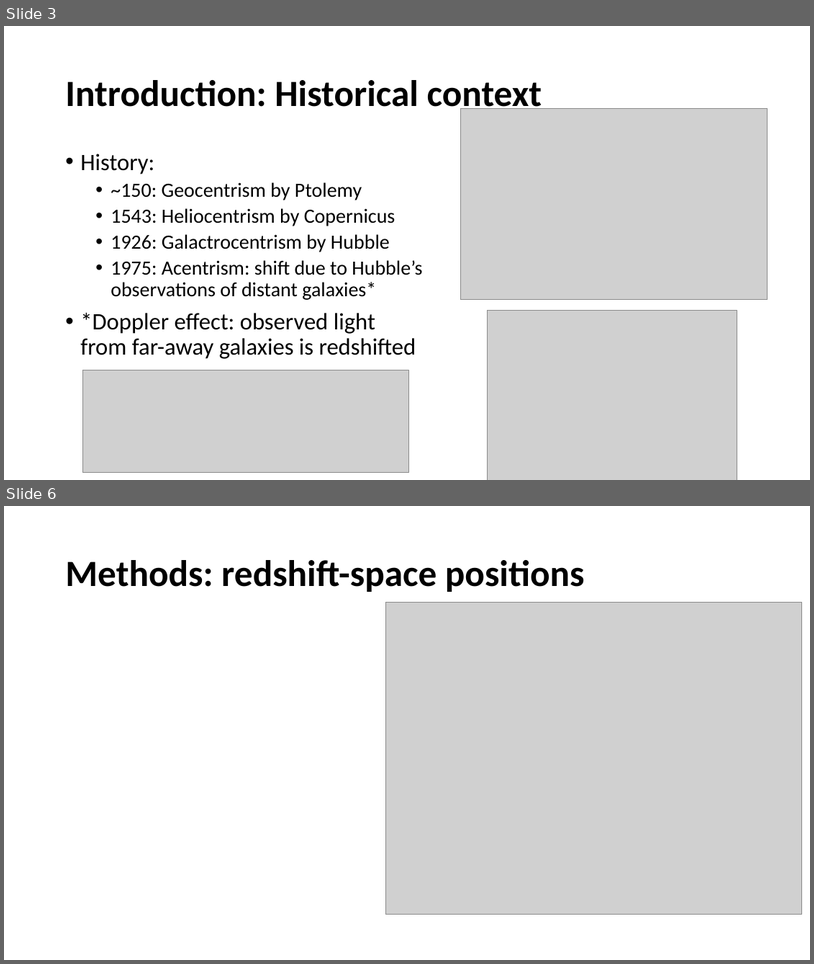
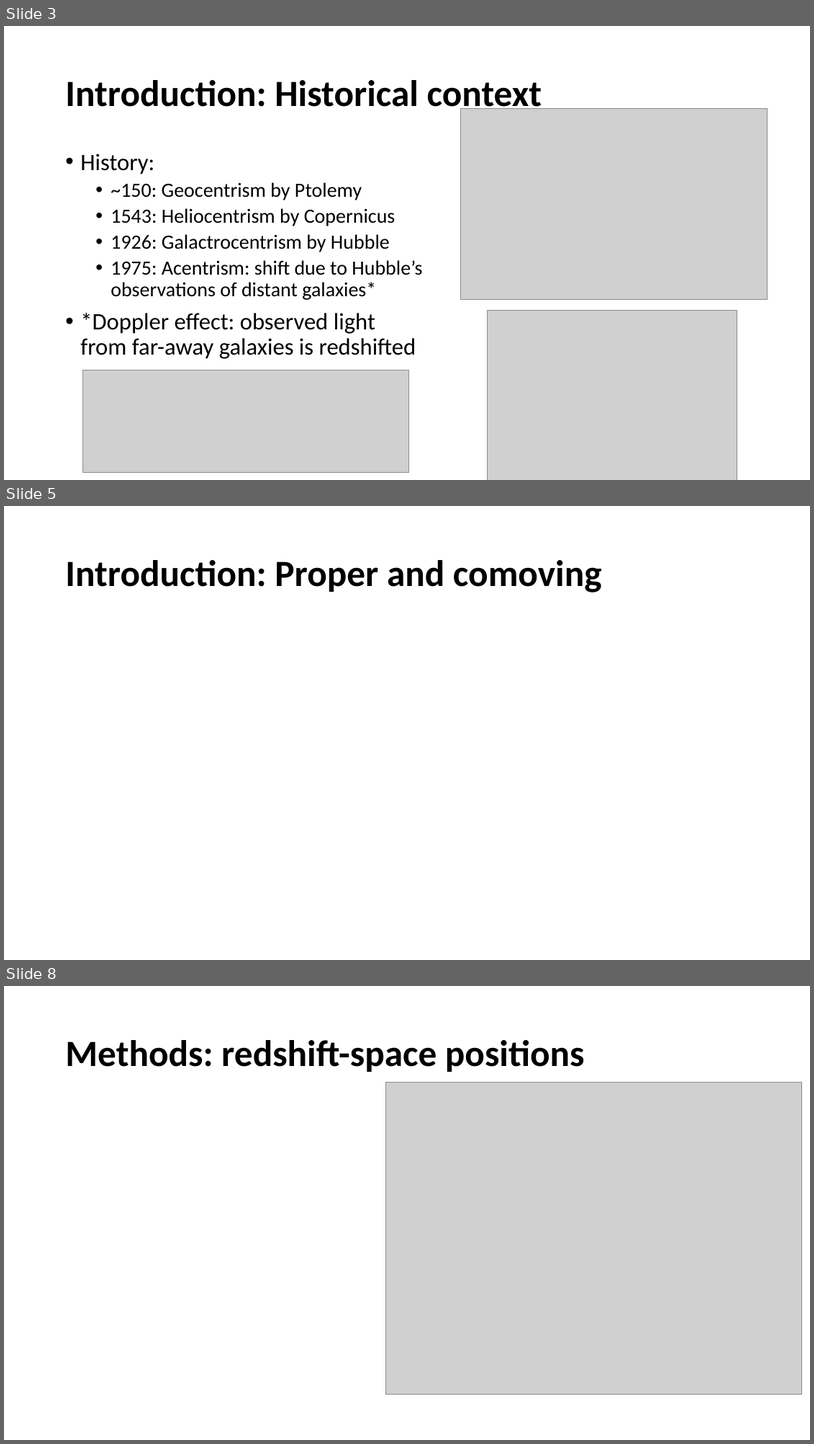
Before and after one commit to jimvanveenhuyzen/FLAMINGO, a slide deck: Colloquium.pptx. Shown one above the other, each under a label of ours: slides 3 and 6 before the commit, slides 3, 5 and 8 after it; the slides between them are not shown. The pictures are 814x964 and 814x1444 pixels, drawn with LibreOffice and Linux fonts; fonts in the diff are those of the drawing; grey boxes stand for pictures. Boxes give left, top, right and bottom in pixels: in the first picture for what was removed or moved away, otherwise in the second. Text is boxed around its words. In the diff, an @@ line names an element or a change of style, - is before the commit and + after.

```diff
--- a/Colloquium.pptx
+++ b/Colloquium.pptx
@@ slide 5 added at (4, 506, 810, 960), background #FFFFFF @@
@@ title added at (65, 560, 602, 592), 44 pt, text #000000, bold @@
+Introduction: Proper and comoving
@@ what was slide 6 is now slide 8 @@
```
Also in this commit, not shown: 2 slides changed, 1 other slide added.
